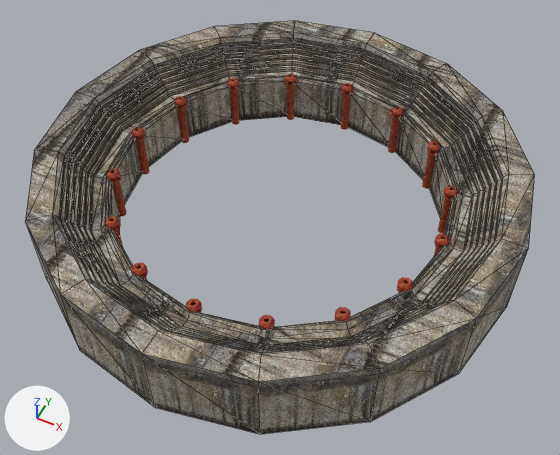
The FBX model Assets/Meshes/colliseum.FBX, before and after one commit.
Both versions are drawn from a 50 mm camera at (260.0, -521.0, 591.0) aimed at (13.0, -28.0, -25.0). Lighting does not change. The marker at lower left points along +X, +Y and +Z. Mesh edges are drawn as thin lines on the coarser meshes. Where no turn or scale is listed for an object, it has been applied to the vertices.

The first picture shows 'colliseum', 'tower015'.
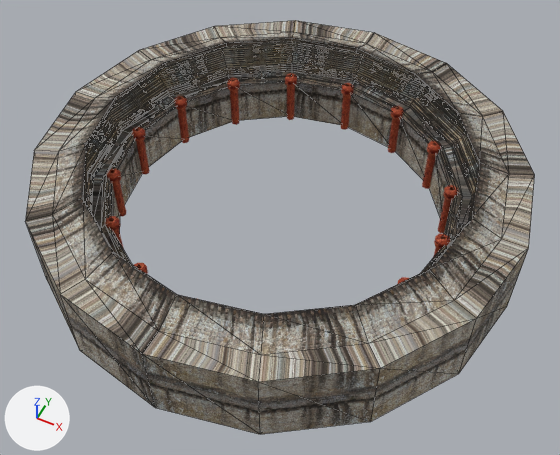
The change, as a list of edits to the scene's bpy script:
```text
Change me_mesh:
    used by ob_colliseum; location = (0.0, 0.0, 0.0)
    remove me_mesh.from_pydata(...)  # 400 vertices, 800 faces; spans x -257.0..257.0, y -257.0..257.0, z -50.0..41.0
    add me_mesh.from_pydata(...)  # 400 vertices, 800 faces; spans x -257.0..257.0, y -257.0..257.0, z -50.0..54.0
    me_mesh part 1: 10 of the vertices in x 0.0..227.0, y -227.0..0.0, z 30.0..36.0 are scaled about their middle by (0.882, 0.882, 0.984), then moved by (0.0, 0.0, 18.0)
    me_mesh part 2: 8 of the vertices in x -227.0..-87.0, y -210.0..0.0, z 30.0..36.0 are scaled about their middle by (0.882, 0.882, 0.984), then moved by (0.0, 0.0, 18.0)
    me_mesh part 3: 8 of the vertices in x 0.0..210.0, y 87.0..227.0, z 30.0..36.0 are scaled about their middle by (0.882, 0.882, 0.984), then moved by (0.0, 0.0, 18.0)
    me_mesh part 4: 6 of the vertices in x -210.0..-87.0, y 87.0..210.0, z 30.0..36.0 are scaled about their middle by (0.882, 0.882, 0.984), then moved by (0.0, 0.0, 18.0)
    me_mesh part 5: texture (UV) coordinates of 800 of 800 faces, centred in x -251.0..251.0, y -251.0..251.0, z -50.0..41.0, changed; they spanned u -2.07..3.07, v -2.07..3.07 and now span u 0.0..9.0, v 0.12..1.78
```

Boxes [x1, y1, x2, y2] around the edits, measured in the pictures (560 x 455 px; the box of a moved part takes in the faces that stretch with it):
'colliseum', reshaped, surface changed
    both: [26, 20, 535, 434]
part 1 of me_mesh, moved or reshaped
    before: [99, 177, 509, 355]
    after: [159, 174, 509, 355]
part 2 of me_mesh, moved or reshaped
    before: [52, 72, 162, 331]
    after: [52, 97, 177, 331]
part 3 of me_mesh, moved or reshaped
    before: [300, 33, 509, 243]
    after: [295, 32, 509, 218]
part 4 of me_mesh, moved or reshaped
    before: [95, 32, 365, 106]
    after: [96, 32, 363, 100]
part 5 of me_mesh, surface changed
    both: [26, 20, 535, 434]
